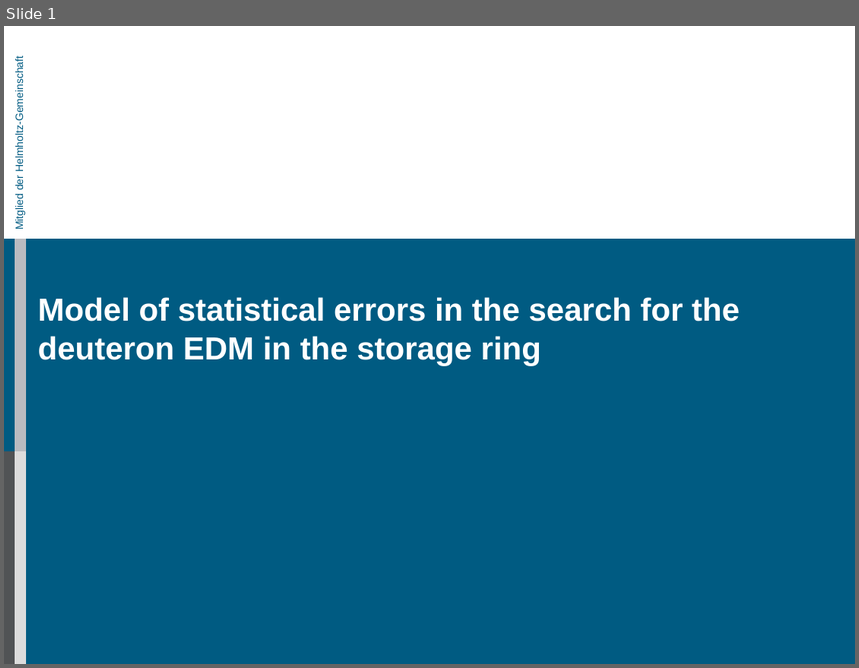
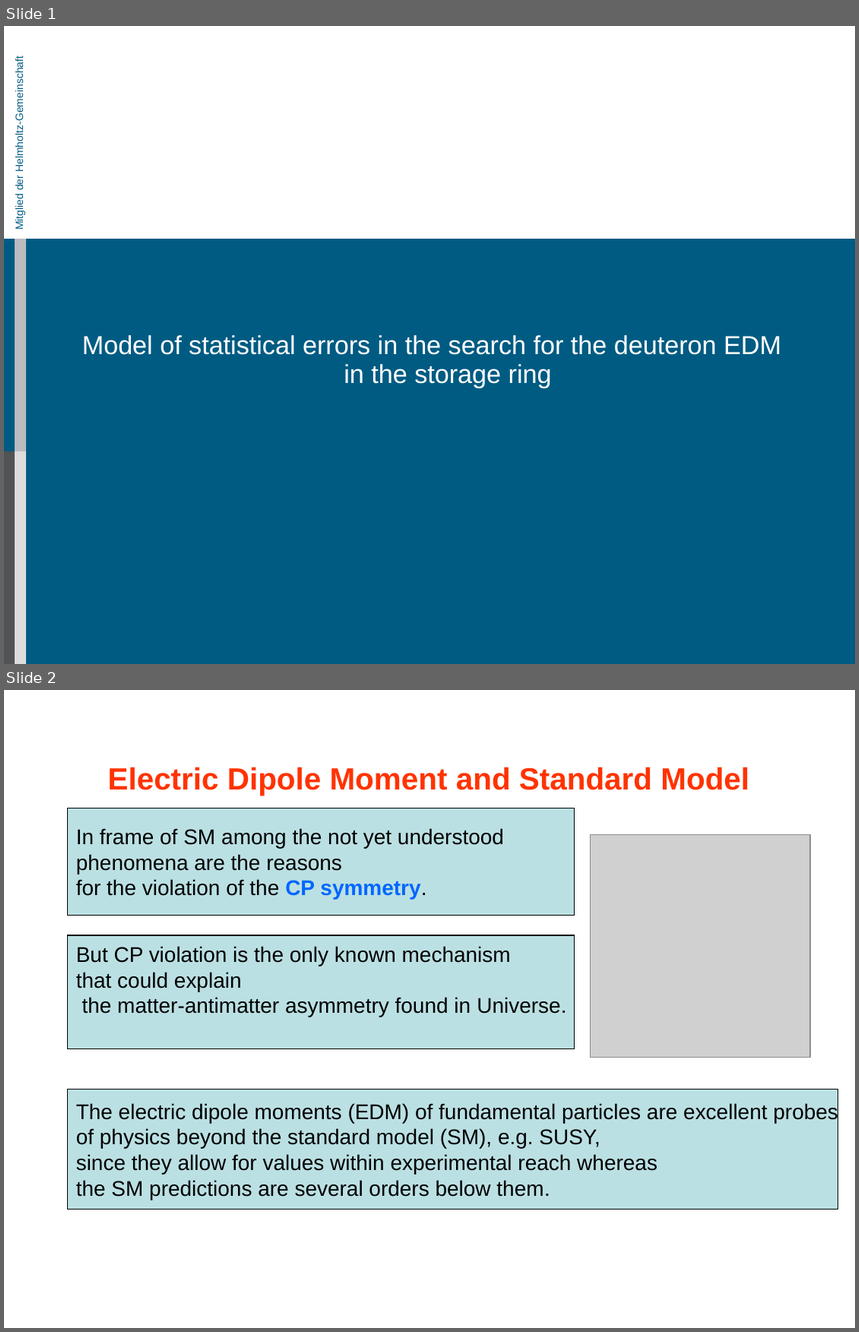
Before and after one commit to AlexAksentyev/EDM, a slide deck: Reports/DPG/DPG_proto.ppt. Shown one above the other, each under a label of ours: slide 1 before the commit, slides 1 and 2 after it. The pictures are 859x668 and 859x1332 pixels, drawn with LibreOffice and Linux fonts; fonts in the diff are those of the drawing; grey boxes stand for pictures; background and template pictures are left out. Boxes give left, top, right and bottom in pixels: in the first picture for what was removed or moved away, otherwise in the second. Text is boxed around its words. In the diff, an @@ line names an element or a change of style, - is before the commit and + after.

```diff
--- a/Reports/DPG/DPG_proto.ppt
+++ b/Reports/DPG/DPG_proto.ppt
@@ slide 2 added at bbox=[4, 690, 855, 1328], background #FFFFFF @@
@@ text added at bbox=[108, 767, 750, 796], 26 pt, text #FF3300, bold @@
+Electric Dipole Moment and Standard Model
@@ rectangle added at bbox=[68, 809, 574, 916], fill #BBE0E3, outline #000000 0.74 pt, 18 pt, text #000000 @@
+In frame of SM among the not yet understood
+phenomena are the reasons
+for the violation of the CP symmetry.
@@ picture added at bbox=[591, 834, 810, 1057] @@
@@ rectangle added at bbox=[68, 935, 574, 1049], fill #BBE0E3, outline #000000 0.74 pt, 18 pt, text #000000 @@
+But CP violation is the only known mechanism
+that could explain
+the matter-antimatter asymmetry found in Universe.
@@ rectangle added at bbox=[68, 1089, 838, 1209], fill #BBE0E3, outline #000000 0.74 pt, 18 pt, text #000000 @@
+The electric dipole moments (EDM) of fundamental particles are excellent probes
+of physics beyond the standard model (SM), e.g. SUSY,
+since they allow for values within experimental reach whereas
+the SM predictions are several orders below them.
@@ slide 1 changed as well @@
@@ text "Model of statistical errors in ...": place and size @@
-text "Model of statistical errors in ..." at bbox=[38, 297, 740, 366]
+text "Model of statistical errors in ..." at bbox=[82, 335, 781, 389]
@@ text "Model of statistical errors in ..." at bbox=[82, 335, 781, 389]: size 27 to 22 pt, bold off; alignment left to centre; indent changed; line spacing 1 to 0.93; more space between paragraphs; vertical alignment top to middle @@
```
Also in this commit, not shown: 7 other slides changed, 2 other slides added, 1 slide removed, 5 other files.
